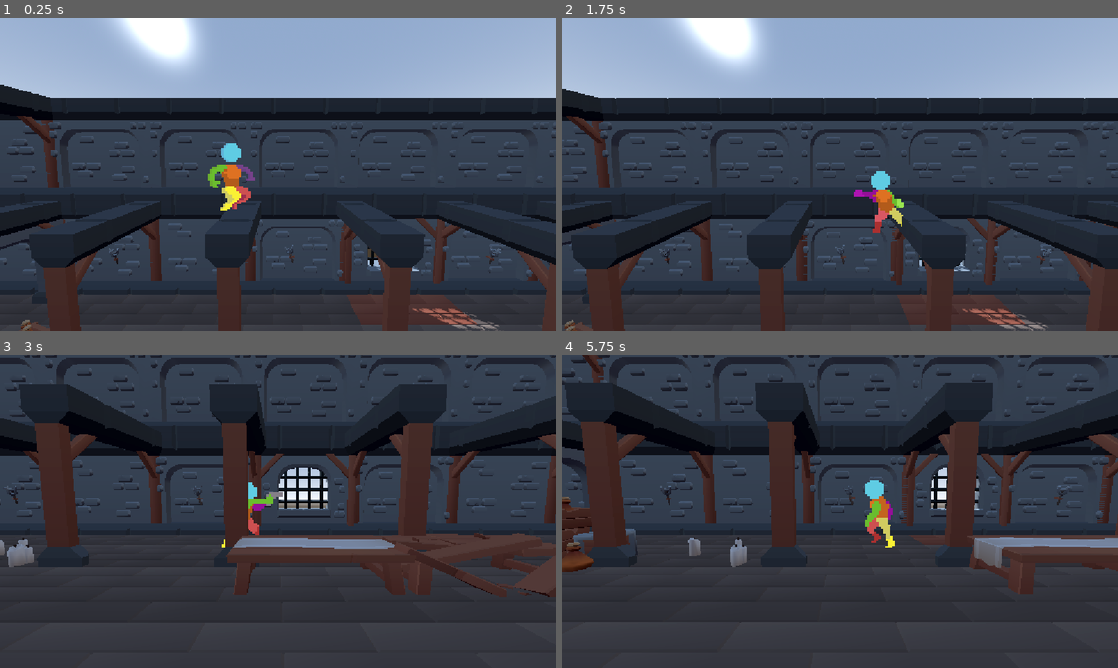
Above: before the commit, frames 1-4 (two rows, left to right).
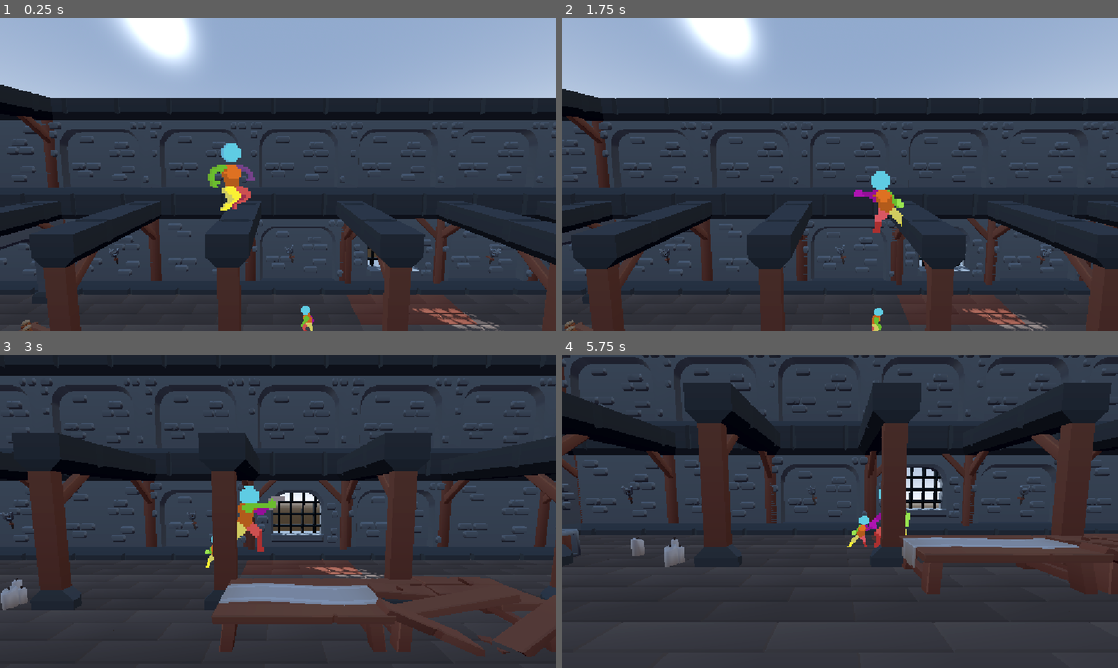
Above: after the commit, the same moments.

Repository: TioNacers/MetroidVania-Jam
Game: Godot game, scene res://Scenes/world_test.tscn
Two runs of this game, one before a commit and one after it. Both use one fixed random seed, a clock stepped at 60 frames per second and the inputs below.
Inputs (mouse positions are in pixels of both pictures, inside the frame that each line leads up to):
- Up to frame 1 (0.25 s): no input
- Up to frame 2 (1.75 s): move the mouse to (962, 158) at 0.52 s; hold D (right) 0.53-1.28 s; tap Space (jump) at 0.6, 0.77, 1.07, 1.52, 1.55 s; move the mouse to (728, 190) at 1.27 s; hold A (left) from 1.28 s (still down); right-click (728, 190) at 1.35 s
- Up to frame 3 (3 s): tap Space (jump) at 1.82, 2.3 s; move the mouse to (333, 442) at 2.02 s; release A (left) at 2.03 s; hold D (right) from 2.03 s (still down); tap Shift (roll) at 2.1 s; move the mouse to (250, 574) at 2.77 s; click (250, 574) at 2.85 s
- Up to frame 4 (5.75 s): tap Space (jump) at 3.02, 3.05, 3.32, 3.6, 3.77, 4.07, 4.52, 4.55, 4.82, 5.3 s; move the mouse to (1006, 558) at 3.52 s; release D (right) at 3.53 s; hold A (left) from 3.53 s (still down); move the mouse to (673, 464) at 4.27 s; right-click (673, 464) at 4.35 s; move the mouse to (867, 511) at 5.02 s; tap Shift (roll) at 5.1 s

The runs differ from the first frame. In frame 1, 0.1% of the frame differs, in the area x 54-57%, y 92-100%; in frame 2, 0.1%; in frame 3, 49%, in the area x 0-100%, y 0-97%; in frame 4, 36%.

Commit message:
add test enemy to test scene

Diff:
--- a/Scenes/Player.tscn
+++ b/Scenes/Player.tscn
@@ -1105,7 +1105,7 @@
 [sub_resource type="BoxShape3D" id="BoxShape3D_oqt55"]
 size = Vector3(0.13733673, 0.25708008, 0.0897522)
 
-[node name="Player" type="CharacterBody3D" unique_id=1183880688]
+[node name="Player" type="CharacterBody3D" unique_id=1183880688 groups=["player"]]
 script = ExtResource("1_ulo2v")
 
 [node name="AnimatedSprite3D" type="AnimatedSprite3D" parent="." unique_id=1397311630]
--- a/Scenes/world_test.tscn
+++ b/Scenes/world_test.tscn
@@ -4,6 +4,7 @@
 [ext_resource type="MeshLibrary" uid="uid://cnqhboerab5dp" path="res://MeshLibrary/Wall.tres" id="2_jbex8"]
 [ext_resource type="MeshLibrary" uid="uid://h0ggpki4lkb" path="res://MeshLibrary/Decoration.tres" id="3_jbex8"]
 [ext_resource type="PackedScene" uid="uid://ckfmdpdunxfvd" path="res://Scenes/Player.tscn" id="3_ss6lx"]
+[ext_resource type="PackedScene" uid="uid://dj8el8vth182y" path="res://Scenes/test_mele_enemy.tscn" id="5_ss6lx"]
 
 [sub_resource type="ProceduralSkyMaterial" id="ProceduralSkyMaterial_5a7ea"]
 sky_horizon_color = Color(0.66224277, 0.6717428, 0.6867428, 1)
@@ -64,3 +65,6 @@
 
 [node name="Player" parent="." unique_id=1183880688 instance=ExtResource("3_ss6lx")]
 transform = Transform3D(7, 0, 0, 0, 7, 0, 0, 0, 7, 0, 5.5, 0.5)
+
+[node name="test_mele_enemy" parent="." unique_id=1643211548 instance=ExtResource("5_ss6lx")]
+transform = Transform3D(3.5, 0, 0, 0, 3.5, 0, 0, 0, 3.5, 2.553, 0.54362696, 0.5)
--- a/Scripts/ResourceScripts/movement_res.gd
+++ b/Scripts/ResourceScripts/movement_res.gd
@@ -18,7 +18,7 @@
 
 @export_category("Jumping")
 @export var can_jump: bool = true
-@export var jump_velocity: float = 6.5
+@export var jump_velocity: float = 5
 
 @export_category("Flying")
 @export var flying: bool = false
--- a/project.godot
+++ b/project.godot
@@ -19,6 +19,10 @@
 
 window/stretch/mode="canvas_items"
 window/stretch/aspect="expand"
+
+[global_group]
+
+player="player node"
 
 [input]
 
